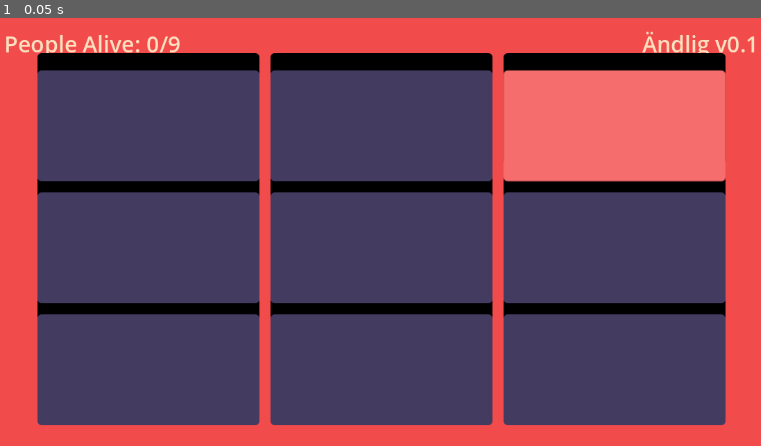
Above: before the commit, frame 1.
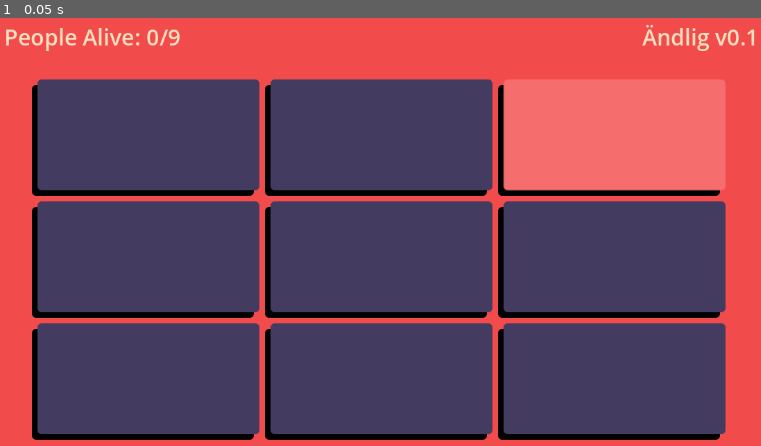
Above: after the commit, the same moment.

Repository: TheTwoBoom/andlig
Game: Godot game, scene res://game.tscn
Two runs of this game, one before a commit and one after it. Both use one fixed random seed, a clock stepped at 60 frames per second and the inputs below.
Inputs:
- Up to frame 1 (0.05 s): no input

The runs differ from the first frame. In frame 1, 19% of the frame differs, in the area x 0-100%, y 1-99%.

Commit message:
Update game.tscn

Diff:
--- a/game.tscn
+++ b/game.tscn
@@ -50,9 +50,69 @@
 horizontal_alignment = 2
 vertical_alignment = 1
 
+[node name="ShadowCenterContainer" type="CenterContainer" parent="MarginContainer/VBoxContainer"]
+layout_mode = 2
+
 [node name="CenterContainer" type="CenterContainer" parent="MarginContainer/VBoxContainer"]
 z_index = 1
 layout_mode = 2
+
+[node name="MarginContainer" type="MarginContainer" parent="MarginContainer/VBoxContainer/CenterContainer"]
+layout_mode = 2
+theme_override_constants/margin_top = 15
+theme_override_constants/margin_right = 15
+
+[node name="ShadowGridContainer" type="GridContainer" parent="MarginContainer/VBoxContainer/CenterContainer/MarginContainer"]
+layout_mode = 2
+size_flags_horizontal = 0
+theme_override_constants/h_separation = 16
+theme_override_constants/v_separation = 16
+columns = 3
+
+[node name="PanelContainer" type="PanelContainer" parent="MarginContainer/VBoxContainer/CenterContainer/MarginContainer/ShadowGridContainer"]
+custom_minimum_size = Vector2(320, 160)
+layout_mode = 2
+theme_override_styles/panel = ExtResource("4_fc0e3")
+
+[node name="PanelContainer2" type="PanelContainer" parent="MarginContainer/VBoxContainer/CenterContainer/MarginContainer/ShadowGridContainer"]
+custom_minimum_size = Vector2(320, 160)
+layout_mode = 2
+theme_override_styles/panel = ExtResource("4_fc0e3")
+
+[node name="PanelContainer3" type="PanelContainer" parent="MarginContainer/VBoxContainer/CenterContainer/MarginContainer/ShadowGridContainer"]
+custom_minimum_size = Vector2(320, 160)
+layout_mode = 2
+theme_override_styles/panel = ExtResource("4_fc0e3")
+
+[node name="PanelContainer4" type="PanelContainer" parent="MarginContainer/VBoxContainer/CenterContainer/MarginContainer/ShadowGridContainer"]
+custom_minimum_size = Vector2(320, 160)
+layout_mode = 2
+theme_override_styles/panel = ExtResource("4_fc0e3")
+
+[node name="PanelContainer5" type="PanelContainer" parent="MarginContainer/VBoxContainer/CenterContainer/MarginContainer/ShadowGridContainer"]
+custom_minimum_size = Vector2(320, 160)
+layout_mode = 2
+theme_override_styles/panel = ExtResource("4_fc0e3")
+
+[node name="PanelContainer6" type="PanelContainer" parent="MarginContainer/VBoxContainer/CenterContainer/MarginContainer/ShadowGridContainer"]
+custom_minimum_size = Vector2(320, 160)
+layout_mode = 2
+theme_override_styles/panel = ExtResource("4_fc0e3")
+
+[node name="PanelContainer7" type="PanelContainer" parent="MarginContainer/VBoxContainer/CenterContainer/MarginContainer/ShadowGridContainer"]
+custom_minimum_size = Vector2(320, 160)
+layout_mode = 2
+theme_override_styles/panel = ExtResource("4_fc0e3")
+
+[node name="PanelContainer8" type="PanelContainer" parent="MarginContainer/VBoxContainer/CenterContainer/MarginContainer/ShadowGridContainer"]
+custom_minimum_size = Vector2(320, 160)
+layout_mode = 2
+theme_override_styles/panel = ExtResource("4_fc0e3")
+
+[node name="PanelContainer9" type="PanelContainer" parent="MarginContainer/VBoxContainer/CenterContainer/MarginContainer/ShadowGridContainer"]
+custom_minimum_size = Vector2(320, 160)
+layout_mode = 2
+theme_override_styles/panel = ExtResource("4_fc0e3")
 
 [node name="GridContainer" type="GridContainer" parent="MarginContainer/VBoxContainer/CenterContainer"]
 layout_mode = 2
@@ -105,58 +165,3 @@
 custom_minimum_size = Vector2(320, 160)
 layout_mode = 2
 theme_override_styles/panel = ExtResource("1_feb5d")
-
-[node name="ShadowCenterContainer" type="CenterContainer" parent="MarginContainer"]
-layout_mode = 2
-
-[node name="GridContainer" type="GridContainer" parent="MarginContainer/ShadowCenterContainer"]
-layout_mode = 2
-size_flags_horizontal = 0
-theme_override_constants/h_separation = 16
-theme_override_constants/v_separation = 16
-columns = 3
-
-[node name="PanelContainer" type="PanelContainer" parent="MarginContainer/ShadowCenterContainer/GridContainer"]
-custom_minimum_size = Vector2(320, 160)
-layout_mode = 2
-theme_override_styles/panel = ExtResource("4_fc0e3")
-
-[node name="PanelContainer2" type="PanelContainer" parent="MarginContainer/ShadowCenterContainer/GridContainer"]
-custom_minimum_size = Vector2(320, 160)
-layout_mode = 2
-theme_override_styles/panel = ExtResource("4_fc0e3")
-
-[node name="PanelContainer3" type="PanelContainer" parent="MarginContainer/ShadowCenterContainer/GridContainer"]
-custom_minimum_size = Vector2(320, 160)
-layout_mode = 2
-theme_override_styles/panel = ExtResource("4_fc0e3")
-
-[node name="PanelContainer4" type="PanelContainer" parent="MarginContainer/ShadowCenterContainer/GridContainer"]
-custom_minimum_size = Vector2(320, 160)
-layout_mode = 2
-theme_override_styles/panel = ExtResource("4_fc0e3")
-
-[node name="PanelContainer5" type="PanelContainer" parent="MarginContainer/ShadowCenterContainer/GridContainer"]
-custom_minimum_size = Vector2(320, 160)
-layout_mode = 2
-theme_override_styles/panel = ExtResource("4_fc0e3")
-
-[node name="PanelContainer6" type="PanelContainer" parent="MarginContainer/ShadowCenterContainer/GridContainer"]
-custom_minimum_size = Vector2(320, 160)
-layout_mode = 2
-theme_override_styles/panel = ExtResource("4_fc0e3")
-
-[node name="PanelContainer7" type="PanelContainer" parent="MarginContainer/ShadowCenterContainer/GridContainer"]
-custom_minimum_size = Vector2(320, 160)
-layout_mode = 2
-theme_override_styles/panel = ExtResource("4_fc0e3")
-
-[node name="PanelContainer8" type="PanelContainer" parent="MarginContainer/ShadowCenterContainer/GridContainer"]
-custom_minimum_size = Vector2(320, 160)
-layout_mode = 2
-theme_override_styles/panel = ExtResource("4_fc0e3")
-
-[node name="PanelContainer9" type="PanelContainer" parent="MarginContainer/ShadowCenterContainer/GridContainer"]
-custom_minimum_size = Vector2(320, 160)
-layout_mode = 2
-theme_override_styles/panel = ExtResource("4_fc0e3")
Not shown: 1 places in game.tscn that only renumber resources
